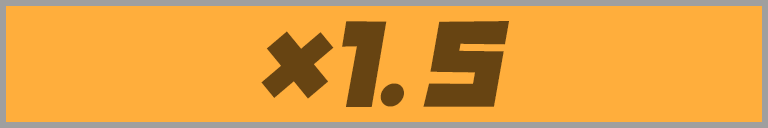
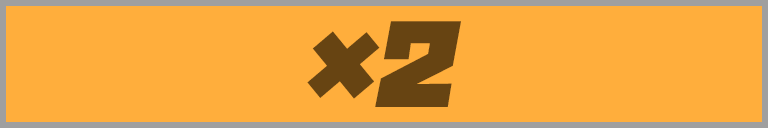
Before/after of a 768px x 128px layered artwork. What changed in the layer stack:
renamed "×1.5" to "×2", painted on it over [left=261, top=21, right=509, bottom=107]
